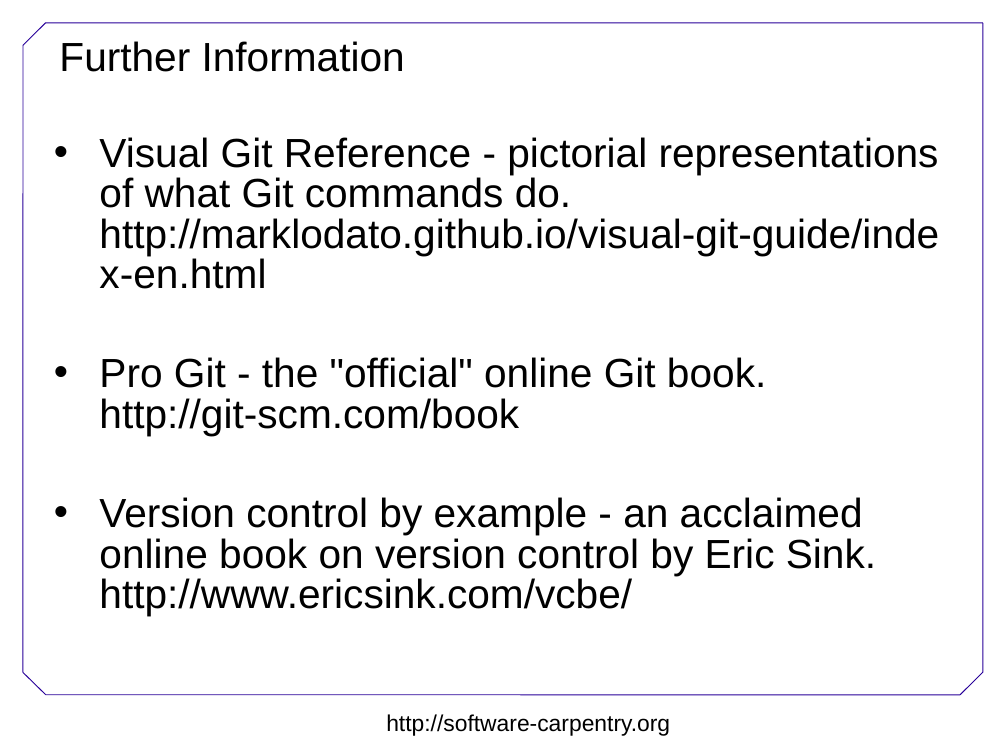
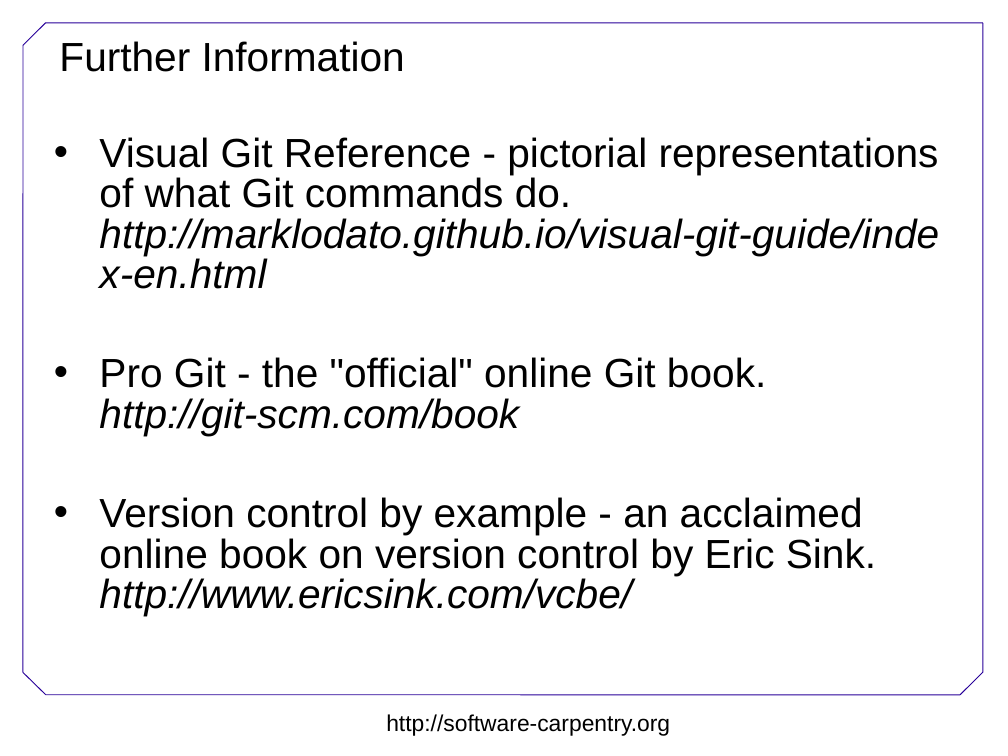
Before and after one commit to swcarpentry/DEPRECATED-boot-camps, a slide deck: slide 28 of version-control/git-oxford/Version-control.ppt. Drawn at 1008x756 pixels with LibreOffice and Linux fonts; fonts in the diff are those of the drawing; background and template pictures are left out. Boxes give left, top, right and bottom in pixels: in the first picture for what was removed or moved away, otherwise in the second. Text is boxed around its words. In the diff, an @@ line names an element or a change of style, - is before the commit and + after.

```diff
--- a/version-control/git-oxford/Version-control.ppt
+++ b/version-control/git-oxford/Version-control.ppt
@@ text "Visual Git Reference - pictorial ..." at [99, 137, 939, 616]: italic on in "http://marklodato.github.io/visual-git-guide/index-en.html", "http://git-scm.com/book", "http://www.ericsink.com/vcbe/" @@
```
Also in this commit, not shown: 5 other slides changed.
